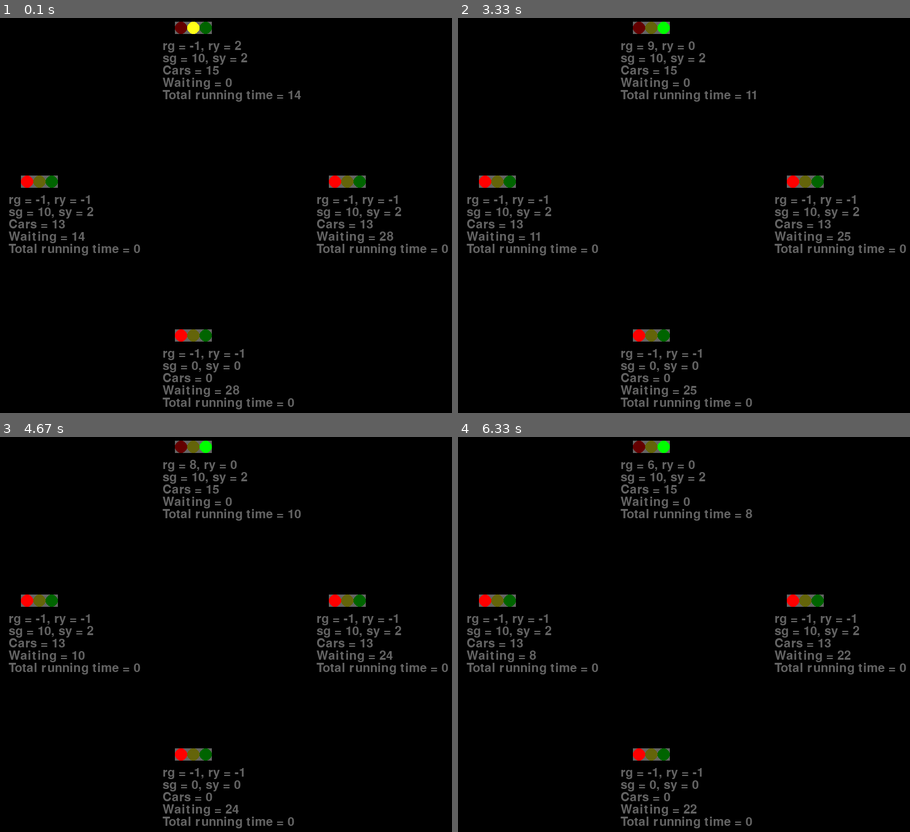
Above: before the commit, frames 1-4 (two rows, left to right).
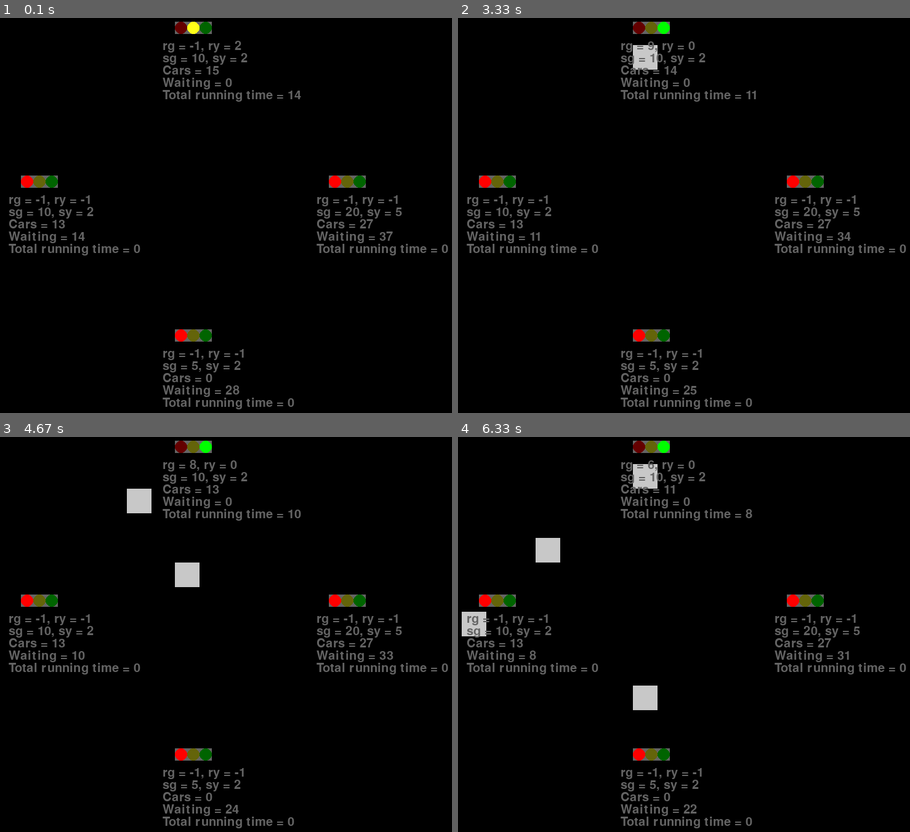
Above: after the commit, the same moments.

Repository: HuzaifaIrfan-Simulations/Traffic-Lights-Control-Sim-Pygame
Game: pygame game, started from app.py
The game is run twice, just before and just after one commit, with the same random seed, the same clock (stepped at 60 frames per second) and the same inputs.
Inputs:
- Up to frame 1 (0.1 s): no input
- Up to frame 2 (3.33 s): no input
- Up to frame 3 (4.67 s): no input
- Up to frame 4 (6.33 s): no input

The runs differ from the first frame. In frame 1, 0.2% of the frame differs, in the area x 42-89%, y 47-90%; in frame 2, 0.5%; in frame 3, 0.9%; in frame 4, 1.5%, in the area x 0-89%, y 6-90%.

Commit message:
added car movement

Diff:
--- /dev/null
+++ b/Car.py
@@ -0,0 +1,199 @@
+
+
+
+
+import pygame
+
+import time
+
+
+
+
+
+
+
+pygame.font.init()
+
+
+STAT_FONT = pygame.font.SysFont("comicsans", 30)
+
+carsize = 40
+
+
+
+
+movements=[
+    [
+        [0,0],
+        [-1,1],
+        [0,1],
+        [1,1]
+
+    ],
+
+    [
+        [1,-1],
+        [0,0],
+        [1,1],
+        [1,0]
+    ],
+
+    [
+        [0,-1],
+        [-1,-1],
+        [0,0],
+        [1,-1]
+    ],
+
+    [
+        [-1,-1],
+        [-1,0],
+        [-1,1],
+        [0,0]
+    ]
+
+]
+
+
+
+def setvelocity(movefrom,moveto):
+
+
+
+    vel=2
+
+    vx=0
+
+    vy=0
+
+
+    # if posfrom[0]==posto[0]:
+    #     vx=0
+
+    #     if(posfrom[1]>posto[1]):
+    #         vy=-1*vel
+    #     else:
+    #         vy=1*vel
+
+    # elif posfrom[1]==posto[1]:
+
+    #     vy=0
+
+    #     if(posfrom[0]>posto[0]):
+    #         vx=-1*vel
+    #     else:
+    #         vx=1*vel
+
+
+
+    movement=movements[movefrom][moveto]
+
+    vx = movement[0]*vel
+    vy = movement[1]*vel
+
+
+
+    return vx,vy
+
+
+
+
+
+
+
+def setacceleration(movefrom,moveto):
+
+
+    ax=0
+
+    ay=0
+
+    acc=1
+
+
+
+    movement=movements[movefrom][moveto]
+
+    ax=movement[0]*acc
+    ay=movement[1]*acc
+
+
+    # if posfrom[0]==posto[0]:
+    #     ax=0
+
+    #     if(posfrom[1]>posto[1]):
+    #         ay=-1
+    #     else:
+    #         ay=1
+
+    # elif posfrom[1]==posto[1]:
+
+    #     ay=0
+
+    #     if(posfrom[0]>posto[0]):
+    #         ax=-1
+    #     else:
+    #         ax=1
+
+
+
+
+
+
+
+    return ax,ay
+
+
+class Car:
+
+    def __init__(self, movefrom, moveto,posfrom,posto):
+        self.movefrom=movefrom
+        self.moveto=moveto
+
+        self.posfrom=posfrom
+        self.posto=posto
+
+        self.ax=0
+        self.ay=0
+
+        # self.ax, self.ay= setacceleration(self.movefrom,self.moveto)
+
+
+
+
+        self.x = posfrom[0]
+        self.y = posfrom[1]
+
+        self.vx=0
+        self.vy=0
+
+        self.vx, self.vy=setvelocity(self.movefrom,self.moveto)
+
+
+        # self.animatetime=0
+        # print(self)
+
+
+
+    def draw(self, win):
+
+        pygame.draw.rect(win, (200,200,200), (self.x ,self.y, carsize,carsize))
+
+    def move(self):
+
+
+
+        self.x+=self.vx
+        self.y+=self.vy
+
+        self.vx+=self.ax
+        self.vy+=self.ay
+
+
+
+
+
+
+    def __str__(self):
+        msg=str(self.movefrom)+" to "+ str(self.moveto)
+        return msg
--- a/traffic light sim/Light.py
+++ b/Light.py
@@ -7,186 +7,158 @@
 pygame.font.init()
 
 
-STAT_FONT=pygame.font.SysFont("comicsans",30)
+STAT_FONT = pygame.font.SysFont("comicsans", 30)
 
-size=20
-
-
-
+size = 20
 
 
 class Light:
 
-    def __init__(self,loc):
+    def __init__(self, loc, cars):
 
+        self.x = loc[0]
+        self.y = loc[1]
 
+        self.waitingtime = 0
 
-        self.x=loc[0]
-        self.y=loc[1]
-
-
-        self.waitingtime=0
-
-        self.cars=0
+        self.cars = cars
 
         # on 0 1 2
-        self.on=0
+        self.on = 0
 
+        self.totalrunningtime = 0
 
+        self.lightchangecount = 2
 
-        self.totalrunningtime=0
+        self.runninglightchangecount = -1
 
-        self.lightchangecount =2
+        self.greencount = 5
 
-        self.runninglightchangecount=-1
+        self.runninggreencount = -1
 
-        self.greencount=5
+        self.prevtime = int(time.time())
 
-        self.runninggreencount=-1
+        self.setgreen = False
 
-
-        self.prevtime=int(time.time())
-
-        self.setgreen=False
-
-    def draw(self,win):
+    def draw(self, win):
         global size
         # pygame.draw.rect(win,(255,255,255),(0,0,60,20))
-        pygame.draw.rect(win,(100,100,100),(self.x,self.y,size*3,size))
+        pygame.draw.rect(win, (100, 100, 100), (self.x, self.y, size*3, size))
 
-        text=STAT_FONT.render("rg = "+str(self.runninggreencount)+", ry = "+str(self.runninglightchangecount),1,(100,100,100))
+        text = STAT_FONT.render("rg = "+str(self.runninggreencount) +
+                                ", ry = "+str(self.runninglightchangecount), 1, (100, 100, 100))
 
-        win.blit(text,(self.x-20,self.y+size+10))
+        win.blit(text, (self.x-20, self.y+size+10))
 
-        text=STAT_FONT.render("sg = "+str(self.greencount)+", sy = "+str(self.lightchangecount),1,(100,100,100))
+        text = STAT_FONT.render("sg = "+str(self.greencount) +
+                                ", sy = "+str(self.lightchangecount), 1, (100, 100, 100))
 
-        win.blit(text,(self.x-20,self.y+size+30))
+        win.blit(text, (self.x-20, self.y+size+30))
 
-        text=STAT_FONT.render("Cars = "+str(self.cars),1,(100,100,100))
+        text = STAT_FONT.render("Cars = "+str(len(self.cars)), 1, (100, 100, 100))
 
-        win.blit(text,(self.x-20,self.y+size+50))
+        win.blit(text, (self.x-20, self.y+size+50))
 
+        text = STAT_FONT.render(
+            "Waiting = "+str(self.waitingtime), 1, (100, 100, 100))
 
-        text=STAT_FONT.render("Waiting = "+str(self.waitingtime),1,(100,100,100))
+        win.blit(text, (self.x-20, self.y+size+70))
 
-        win.blit(text,(self.x-20,self.y+size+70))
+        text = STAT_FONT.render(
+            "Total running time = "+str(self.totalrunningtime), 1, (100, 100, 100))
 
-        text=STAT_FONT.render("Total running time = "+str(self.totalrunningtime),1,(100,100,100))
+        win.blit(text, (self.x-20, self.y+size+90))
 
-        win.blit(text,(self.x-20,self.y+size+90))
+        red = (100, 0, 0)
+        yellow = (100, 100, 10)
+        green = (0, 100, 0)
 
+        if self.on == 0:
+            red = (255, 0, 0)
 
+        elif self.on == 1:
+            yellow = (255, 255, 25)
 
-        red=(100,0,0)
-        yellow=(100,100,10)
-        green=(0,100,0)
+        elif self.on == 2:
+            green = (0, 255, 0)
 
+        # red Light
+        # pygame.draw.ellipse(win,(255,0,0),(0,0,20,20))
+        pygame.draw.ellipse(win, red, (self.x, self.y, size, size))
 
-        if self.on==0:
-            red=(255,0,0)
+        # yellow Light
+        # pygame.draw.ellipse(win,(255,255,25),(20,0,20,20))
+        pygame.draw.ellipse(win, yellow, (self.x+size, self.y, size, size))
 
-        elif self.on==1:
-            yellow=(255,255,25)
-
-        elif self.on==2:
-            green=(0,255,0)
-
-
-
-
-        #red Light
-        # pygame.draw.ellipse(win,(255,0,0),(0,0,20,20))
-        pygame.draw.ellipse(win,red,(self.x,self.y,size,size))
-
-
-        #yellow Light
-        # pygame.draw.ellipse(win,(255,255,25),(20,0,20,20))
-        pygame.draw.ellipse(win,yellow,(self.x+size,self.y,size,size))
-
-
-        #green Light
+        # green Light
         # pygame.draw.ellipse(win,(0,255,0),(40,0,20,20))
-        pygame.draw.ellipse(win,green,(self.x+size*2,self.y,size,size))
-
+        pygame.draw.ellipse(win, green, (self.x+size*2, self.y, size, size))
 
     def running(self):
 
-
-        if self.greencount==0:
+        if self.greencount == 0:
             self.setgreen = False
 
-
-
-
         elif self.setgreen == True:
-            newtime=int(time.time())
-            diff=newtime-self.prevtime
-
-
+            newtime = int(time.time())
+            diff = newtime-self.prevtime
 
             # print(self.runninglightchangecount)
 
-
-            if self.runninglightchangecount>0:
-                self.on=1
-                self.runninglightchangecount-=diff
-                self.totalrunningtime-=diff
+            if self.runninglightchangecount > 0:
+                self.on = 1
+                self.runninglightchangecount -= diff
+                self.totalrunningtime -= diff
 
             if self.runninglightchangecount < 0:
 
-                self.totalrunningtime+= (2*(self.lightchangecount) + self.greencount)
+                self.totalrunningtime += (2 *
+                                          (self.lightchangecount) + self.greencount)
 
-                self.runninglightchangecount=self.lightchangecount
-
+                self.runninglightchangecount = self.lightchangecount
 
             if self.runninggreencount > 0:
-                self.on=2
-                self.runninggreencount-=diff
-                self.totalrunningtime-=diff
+                self.on = 2
+                self.runninggreencount -= diff
+                self.totalrunningtime -= diff
 
+            if self.runninglightchangecount == 0 and self.runninggreencount < 0:
+                self.runninggreencount = self.greencount
 
-            if self.runninglightchangecount==0 and self.runninggreencount<0:
-                self.runninggreencount=self.greencount
-
-
-
-            if self.runninggreencount==0 and self.runninglightchangecount==0:
+            if self.runninggreencount == 0 and self.runninglightchangecount == 0:
 
                 if self.on == 2:
-                    self.runninglightchangecount=self.lightchangecount
+                    self.runninglightchangecount = self.lightchangecount
 
                 elif self.on == 1:
-                    self.runninglightchangecount=-1
+                    self.runninglightchangecount = -1
 
-                    self.runninggreencount=-1
+                    self.runninggreencount = -1
 
-                    self.setgreen=False
+                    self.setgreen = False
 
                     self.on = 0
 
-
-        self.prevtime=int(time.time())
-
+        self.prevtime = int(time.time())
 
     def checkcars(self):
 
+        if len(self.cars) > 20:
+            self.greencount = 20
+            self.lightchangecount = 5
 
-        if self.cars > 20:
-            self.greencount=20
-            self.lightchangecount=5
+        elif len(self.cars) > 10:
+            self.greencount = 10
+            self.lightchangecount = 2
 
-        elif self.cars > 10:
-            self.greencount=10
-            self.lightchangecount=2
+        elif len(self.cars) > 5:
+            self.greencount = 10
+            self.lightchangecount = 2
 
-        elif self.cars > 5:
-            self.greencount=10
-            self.lightchangecount=2
+        elif len(self.cars) > 0:
+            self.greencount = 5
+            self.lightchangecount = 2
 
-        elif self.cars>0:
-            self.greencount=0
-            self.lightchangecount=0
-
-        elif self.cars <= 0:
-            self.greencount=0
-            self.lightchangecount=0
+        elif len(self.cars) <= 0:
+            self.greencount = 5
+            self.lightchangecount = 2
--- a/App.py
+++ b/app.py
@@ -2,42 +2,92 @@
 
 from Light import Light
 
+from Car import Car
+
 import pygame
 
+# import asyncio
 
 from random import randint
+
+import random
+
+import time
+import json
+
+# import socketio
+
+# # standard Python
+# sio = socketio.Client()
+
+# try:
+#     sio.connect('http://localhost:3008')
+#     print("connected to server")
+
+# except:
+#     print("cannot connect to server")
+
+
+
+# @sio.event
+# def connect():
+#     print("I'm connected!")
+
+# @sio.event
+# def connect_error():
+#     print("The connection failed!")
+
+# @sio.event
+# def disconnect():
+#     print("I'm disconnected!")
+
+
+
+
 
 
 WIN_WIDTH=800
 WIN_HEIGHT=800
 
+
+
+pygame.font.init()
+
+
+STAT_FONT = pygame.font.SysFont("comicsans", 30)
+
 shift=50
 
 directions=["north","east","south","west"]
 
 locations=[(shift+250,shift+0),(shift+0,shift+250),(shift+250,shift+500),(shift+500,shift+250)]
 
-lights=[Light(locations[0]),Light(locations[1]),Light(locations[2]),Light(locations[3])]
 
 
 
 cars=[[],[],[],[]]
+
+movingcars=[]
+
+
+lights=[Light(locations[0],cars[0]),Light(locations[1],cars[1]),Light(locations[2],cars[2]),Light(locations[3],cars[3])]
+
 
 for i in range(0,4):
     num=randint(0,25)
     for n in range(0,num):
-        cars[i].append(0)
+        cars[i].append(i)
 
 
 def getnewcars(i):
     global cars
 
-    newcars=[]
+    # newcars=[]
     num=randint(0,25)
     for n in range(0,num):
-        newcars.append(0)
-
-    cars[i]=newcars
+        cars[i].append(i)
+
+
 
 
 
@@ -72,17 +122,61 @@
 
 
 
+
+
 win= pygame.display.set_mode((WIN_WIDTH,WIN_HEIGHT))
 clock=pygame.time.Clock()
 
 
 lightnow=0
 greenon=False
+
+
+carmovingtime=[0,0,0,0]
+
+# prevtime = int(time.time())
+
+def movecars():
+    global carmovingtime
+
+
+    for n in range(0,4):
+        if lights[n].on==2:
+
+
+
+            newtime = int(time.time())
+            diff=newtime-carmovingtime[n]
+
+            for i in range(0,diff):
+                if(len(cars[n])>0):
+                    cars[n].remove(n)
+
+                    moveto=random.choice(prevlights[n])
+
+
+                    movingcars.append(Car(n,moveto,locations[n],locations[moveto]))
+
+
+
+
+        carmovingtime[n] = int(time.time())
+
+
+
+def carpassed(n):
+
+    fromto=movingcars.pop(n)
+    # print("passed",fromto)
+
+
 
 
 run=True
 while(run):
     clock.tick(60)
+
+    # sio.emit('msg', {'lights': str(lights)})
 
     win.fill((0,0,0))
 
@@ -117,16 +211,44 @@
             greenon=False
 
 
+    for n,car in enumerate(movingcars):
+
+        car.move()
+        car.draw(win)
+
+        if car.x<0 or car.x >WIN_WIDTH:
+            carpassed(n)
+
+        if car.y<0 or car.y >WIN_HEIGHT:
+            carpassed(n)
+
+
+
     for n, light in enumerate(lights):
 
-        light.cars=len(cars[n])
+
         light.checkcars()
 
         light.running()
 
+        light.cars=cars[n]
+
         light.draw(win)
 
 
+    movecars()
+
+
+
+
+
+
+    # text = STAT_FONT.render(
+    #     "flask values "+str(a), 1, (100, 100, 100))
+
+    # win.blit(text, (10, 10))
+
+
     countremainingtime()
 
 
--- /dev/null
+++ b/server.py
@@ -0,0 +1,25 @@
+from flask import Flask, render_template
+from flask_socketio import SocketIO
+
+app = Flask(__name__)
+app.config['SECRET_KEY'] = 'secret!'
+socketio = SocketIO(app)
+
+
+
+from flask_socketio import send, emit
+
+@socketio.on('msg')
+def handle_message(msg):
+    print(msg)
+
+
+
+
+
+
+
+
+
+if __name__ == '__main__':
+    socketio.run(app, port=3008)
--- a/yolo-car-counting-test/test.py
+++ b/yolo-car-counting-test/test.py
@@ -1,24 +1,24 @@
 import cv2
-# import matplotlib.pyplot as plt
+import matplotlib.pyplot as plt
 
 import cvlib as cv
 
-# from cvlib.object_detection import draw_bbox
+from cvlib.object_detection import draw_bbox
 
 
-im = cv2.imread('frame.jpg')
+im = cv2.imread('test.jpg')
 
 
 bbox, label, conf = cv.detect_common_objects(im)
 
 
-# output_image = draw_bbox(im, bbox, label, conf)
+output_image = draw_bbox(im, bbox, label, conf)
 
 
-# plt.imshow(output_image)
+plt.imshow(output_image)
 
 
-# plt.show()
+plt.show()
 
 
 numberofcars = label.count('car')
Binary file added: yolo-car-counting-test/test.jpg
Binary file added: yolo-car-counting-test/test2.jpg
